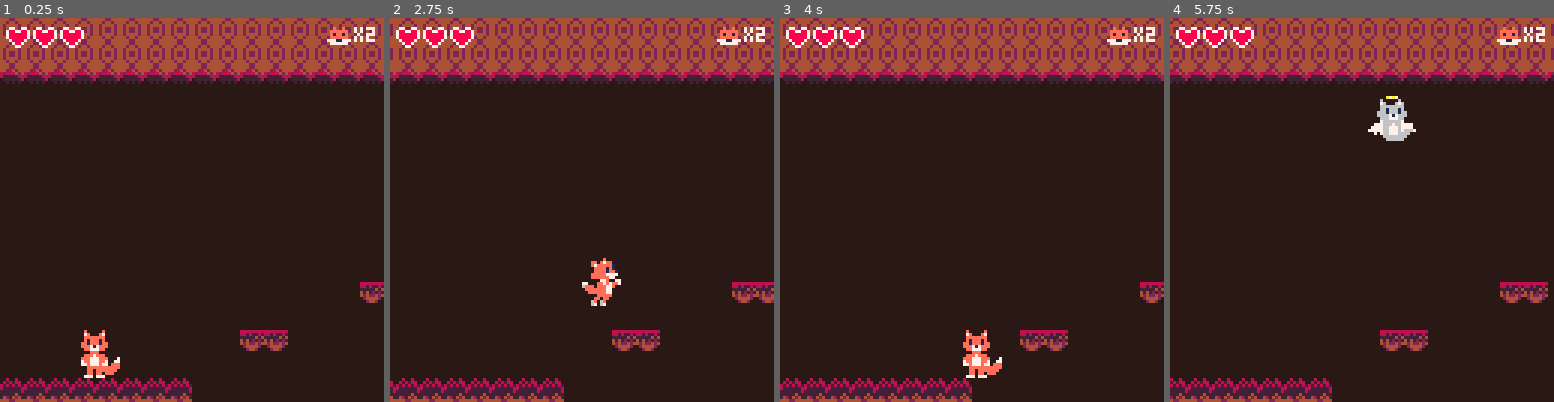
Above: before the commit, frames 1-4 (left to right).
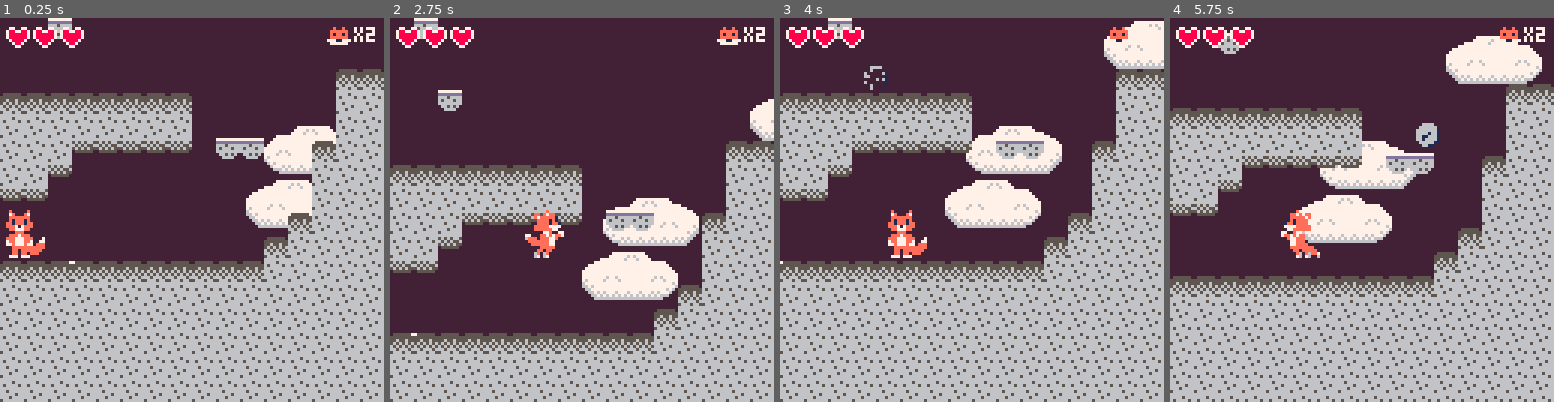
Above: after the commit, the same moments.

Repository: cervantvfr/tatras-pico-8
Game: PICO-8 cartridge tatras-pico-8.p8
Same seed, same stepped clock (60 frames per second), same inputs: the game is played once before the commit and once after it.
Inputs:
- Up to frame 1 (0.25 s): no input
- Up to frame 2 (2.75 s): tap X (X key) at 0.33, 1.07, 1.85 s; tap O (Z key) at 0.7, 1.7, 2.1, 2.5 s; hold Right 1.6-2.1 s; hold Up 2.15-2.42 s; hold Right from 2.47 s (still down)
- Up to frame 3 (4 s): tap O (Z key) at 2.9, 3.3, 3.7 s; tap X (X key) at 2.97 s; release Right at 3.03 s; hold Left 3.08-3.58 s; hold Down 3.63-3.97 s
- Up to frame 4 (5.75 s): hold Right 4.02-4.68 s; tap X (X key) at 4.08, 5.2 s; tap O (Z key) every 0.4 s from 4.1 to 5.7 s; hold Up 4.73-5.03 s; hold Left 5.08-5.68 s; hold Down from 5.73 s (still down)

The runs differ from the first frame. In frame 1, 98% of the frame differs, in the area x 0-100%, y 0-100%; in frame 2, 97%; in frame 3, 98%; in frame 4, 98%.

Commit message:
Update spawn points

Diff:
--- a/tatras-pico-8.p8
+++ b/tatras-pico-8.p8
@@ -289,8 +289,8 @@
 function _init()
 	poke(0x5f00+92,255)
 	maplvl=split2d"0,128,0,896|320,448,0,896|0,512,896,1024"
-	spawns=split2d"24,104|24,424|960,448"
-	lvl=2
+	spawns=split2d"24,104|0,424|895,448"
+	lvl=3
 	t=0
 	stocks=2
 	card=nil
@@ -1229,12 +1229,12 @@
 006600000660000000600000065005600666688666660000666006600000666000660000006660000000000000000000ffffffff00101011b3b3b3b3b2bbb424
 066660006660000066600060000006600666666666666066666066600000065000566000666560000000600000060000ffffffff01010111b333333bb33333bb
 066688666666066666606660000005606666666666666666666666566600066606566666665560000006600000660000ffffffff001010113333333b0333333b
-6666666666666566666666666600066066886668866665666666656666000066066666666665605000566000666500002f2ff2f2010101113333343300303030
-68866688666665666666666566600660666866686666656666666666666000666666666666666555005666666655005022222222001010113423424300000000
-6686668666655666665666566660066066666666666556666666666666600066666866668666655506666666666565552f2ff2f2010101114442244400000000
+6666666666666566666666666600066066866666866665666666656666000066066666666665605000566000666500002f2ff2f2010101113333343300303030
+68666668666665666666666566600660668866688666656666666666666000666666666666666555005666666655005022222222001010113423424300000000
+6886668866655666665666566660066066666666666556666666666666600066666866668666655506666666666565552f2ff2f2010101114442244400000000
 666666666665666665666666666666600666666666656666666566656666066566666666666666660666666666666666bbbbbbbbbbbbbbbbbbbbbbbb44422444
-666666666655666666666666656666000666686666556666665666566666665066667667666656666668666686665666bb3b33b33b3b333b3b3bb33344244244
-06668666655666656666666656666600006686866556666666666666666666500666888866665665666666666666656633333434423434344234b43442444424
+666666666655666666666666656666000668686866556666665666566666665066667667666656666668666686665666bb3b33b33b3b333b3b3bb33344244244
+06868686655666656666666656666600006686866556666666666666666666500666888866665665666666666666656633333434423434344234b43442444424
 00686866566666566656666666665000000666665666666666666666666665000666666666665650666676676666656643432323244224424242242442422424
 00066666555555566555566666655000000000000066666666666666666660000666666666656500666688886666656542422424244224424242242442422424
 00000005555500666000066665555500000000000666650555500556666660000066666666560000666666666666565002444420424444244244442442444424
